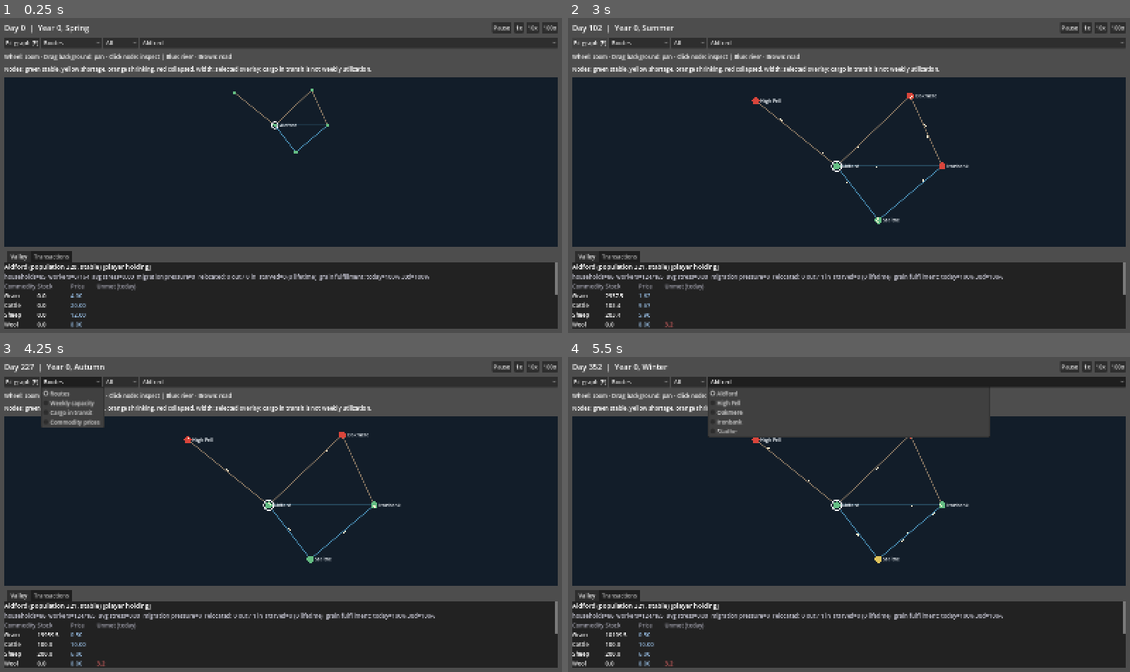
Above: before the commit, frames 1-4 (two rows, left to right).
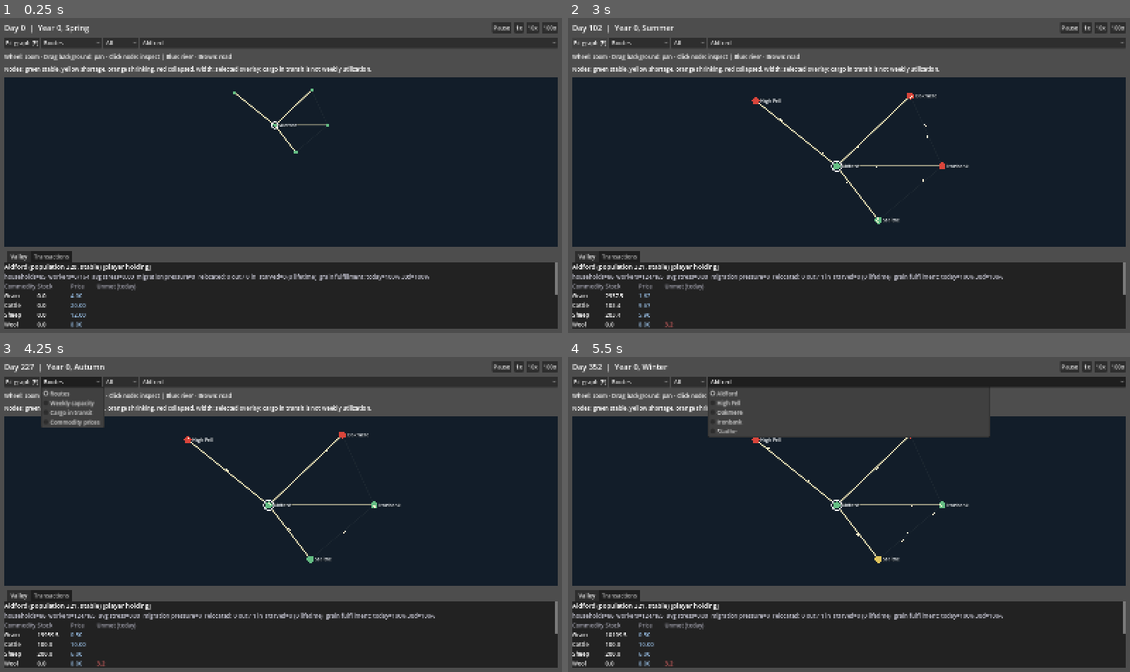
Above: after the commit, the same moments.

Repository: forsman5/sitka
Game: Godot game, scene res://scenes/sim/dashboard.tscn
The game is run twice, just before and just after one commit, with the same random seed, the same clock (stepped at 60 frames per second) and the same inputs. This scene is started directly instead of the project's main scene.
Inputs:
- Up to frame 1 (0.25 s): no input
- Up to frame 2 (3 s): click "1x" at 0.5 s; click "10x" at 1.25 s; click "100x" at 2 s; click "Fit graph (F)" at 2.75 s
- Up to frame 3 (4.25 s): click "Routes" at 3.5 s
- Up to frame 4 (5.5 s): click "All" at 4.25 s; click "Aldford" at 5 s

The runs differ from the first frame. In frame 1, 0.2% of the frame differs, in the area x 41-59%, y 22-43%; in frame 2, 0.4%, in the area x 33-67%, y 25-64%; in frame 3, 0.4%; in frame 4, 0.4%.

Commit message:
Highlight selected node's real edges on the graph view, dim the rest
A selected node's straight-line edges can visually pass right through
an unrelated node placed on the same layout grid line, making it look
like a two-hop path through a node that isn't actually connected.
Bright/thick for the selected node's true incident edges and
near-background gray for everything else removes that ambiguity
regardless of how many connections a node has. Also adds a dark halo
behind town-name labels so they stay legible over a highlighted edge,
and lets clicking the highlighted node again (or empty background)
clear the highlight to restore the plain river/road coloring.

Co-Authored-By: Claude Sonnet 5 <noreply@anthropic.com>

Diff:
--- a/scripts/sim/route_map.gd
+++ b/scripts/sim/route_map.gd
@@ -147,9 +147,18 @@
 			if mouse.pressed and mouse.button_index == MOUSE_BUTTON_LEFT:
 				var sid: int = _hit_node(mouse.position)
 				if sid >= 0:
-					selected_id = sid
+					if sid == selected_id:
+						# Clicking the highlighted node again clears the
+						# highlight so the plain river/road edge colors are
+						# visible again -- otherwise there was no way to
+						# leave the "one node highlighted" view.
+						selected_id = -1
+					else:
+						selected_id = sid
+						settlement_selected.emit(sid)
 					_dragging = false
-					settlement_selected.emit(sid)
+				else:
+					selected_id = -1
 			accept_event()
 	elif event is InputEventMouseMotion and _dragging:
 		_pan += (event as InputEventMouseMotion).relative
@@ -197,6 +206,19 @@
 			var cargo: float = _traffic.get(edge["id"], 0.0)
 			color = Color("ffd17a") if cargo > 0 else Color("344453")
 			width = clampf(sqrt(cargo) * 0.3, 1.0, 9.0)
+		# A selected node's straight-line edges can visually pass right through
+		# an unrelated node placed on the same grid line (see route_map layout),
+		# making it look like a two-hop path through a node that isn't actually
+		# connected. Overriding to bright/thick for the selected node's real
+		# edges and near-background gray for everything else removes that
+		# ambiguity regardless of how many connections the node has.
+		if selected_id != -1:
+			if edge["settlement_a_id"] == selected_id or edge["settlement_b_id"] == selected_id:
+				color = Color("fff4c2")
+				width = 2.0
+			else:
+				color = Color("1c2731")
+				width = 1.0
 		draw_line(_screen(edge["settlement_a_id"]), _screen(edge["settlement_b_id"]), color, width, true)
 	for sid in _positions:
 		var pos: Vector2 = _screen(sid)
@@ -220,7 +242,12 @@
 		draw_circle(pos, radius, node_color)
 		if _zoom >= 0.55 or sid == selected_id:
 			var label: String = summary["name"] if graph.is_empty() else "#%d" % sid
-			draw_string(font, pos + Vector2(12, 5), label, HORIZONTAL_ALIGNMENT_LEFT, -1, 14, Color("edf3f8"))
+			var label_pos: Vector2 = pos + Vector2(12, 5)
+			# Dark halo so the name stays legible over a highlighted edge
+			# passing right by the node, regardless of edge color/width.
+			for offset in [Vector2(-1, -1), Vector2(1, -1), Vector2(-1, 1), Vector2(1, 1)]:
+				draw_string(font, label_pos + offset, label, HORIZONTAL_ALIGNMENT_LEFT, -1, 14, Color("0b1219"))
+			draw_string(font, label_pos, label, HORIZONTAL_ALIGNMENT_LEFT, -1, 14, Color("edf3f8"))
 	for shipment in _shipments:
 		var duration: float = maxf(1.0, float(shipment["arrival_day"] - shipment["departure_day"]))
 		var progress: float = clampf(float(shipment["progress_fraction"]) + tick_fraction / duration, 0, 1)
